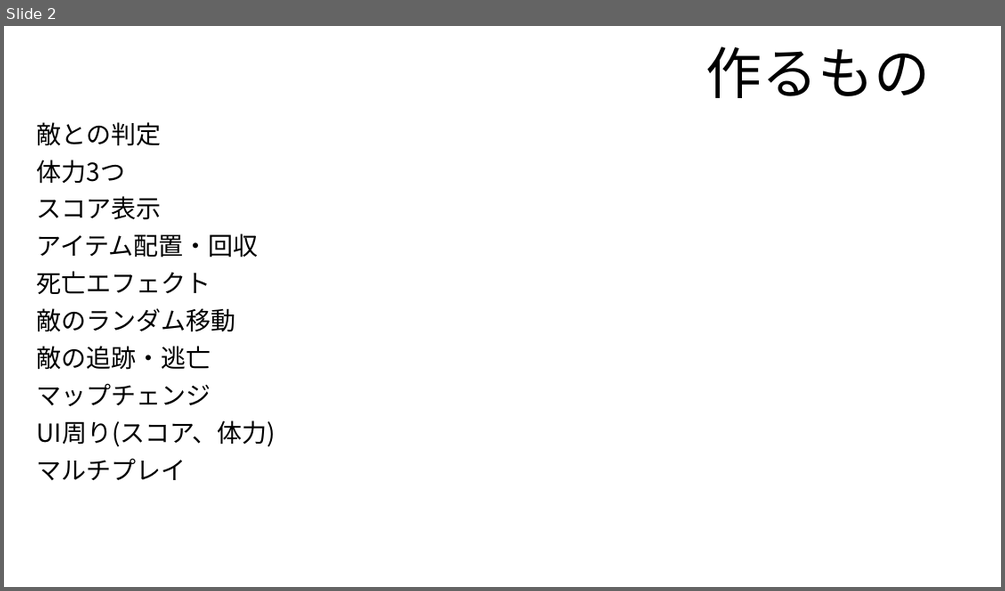
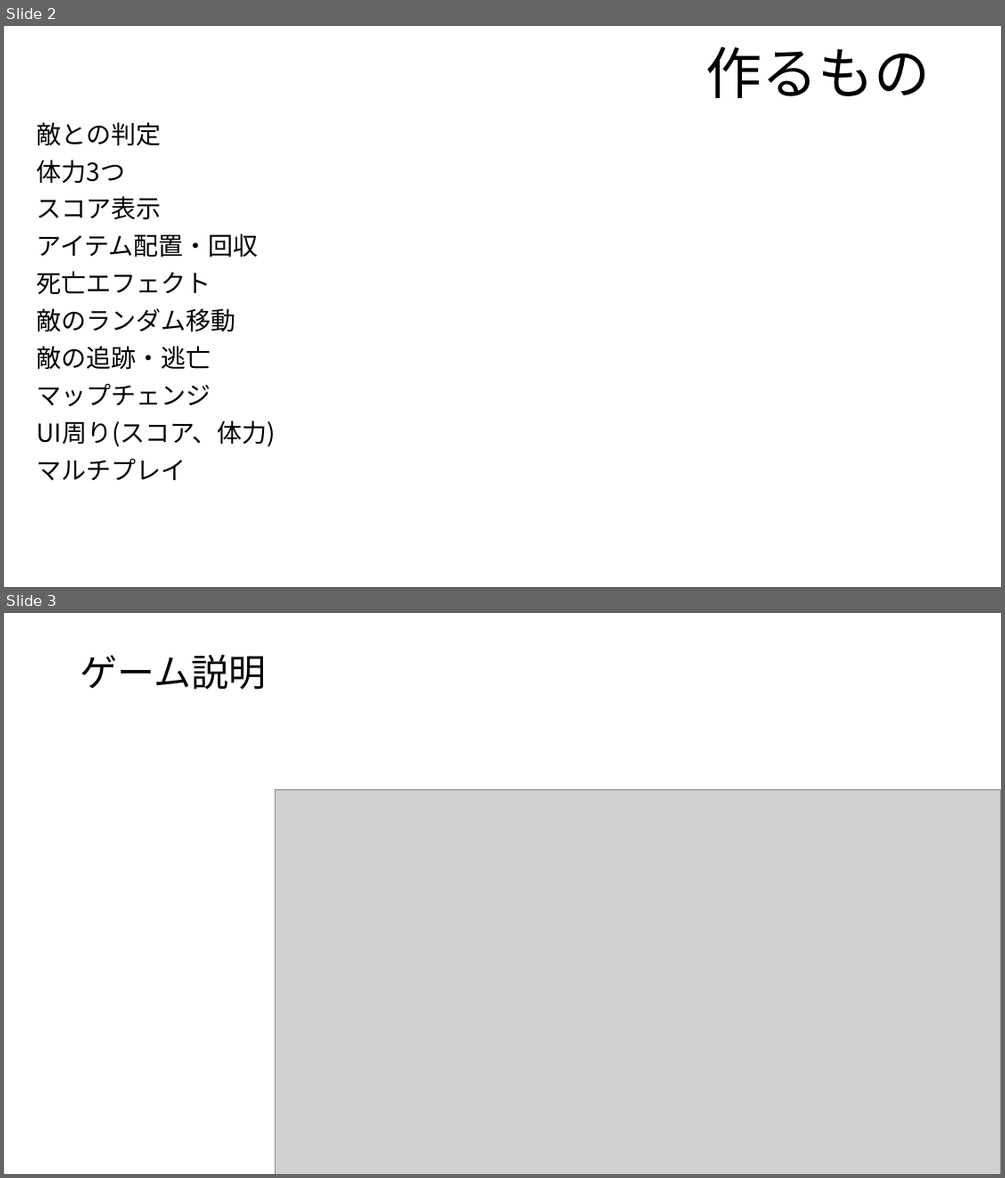
Before and after one commit to Yuito753/C, a slide deck: 企画書.pptx. Shown one above the other, each under a label of ours: slide 2 before the commit, slides 2 and 3 after it. The pictures are 1005x591 and 1005x1178 pixels, drawn with LibreOffice and Linux fonts; fonts in the diff are those of the drawing; grey boxes stand for pictures. Boxes give left, top, right and bottom in pixels: in the first picture for what was removed or moved away, otherwise in the second. Text is boxed around its words. In the diff, an @@ line names an element or a change of style, - is before the commit and + after.

```diff
--- a/企画書.pptx
+++ b/企画書.pptx
@@ slide 3 added at [4, 613, 1001, 1174], background #FFFFFF @@
@@ title added at [80, 655, 266, 690], 36 pt, text #000000 @@
+ゲーム説明
@@ picture added at [275, 789, 1001, 1174] @@
```
Also in this commit, not shown: 4 other files.
